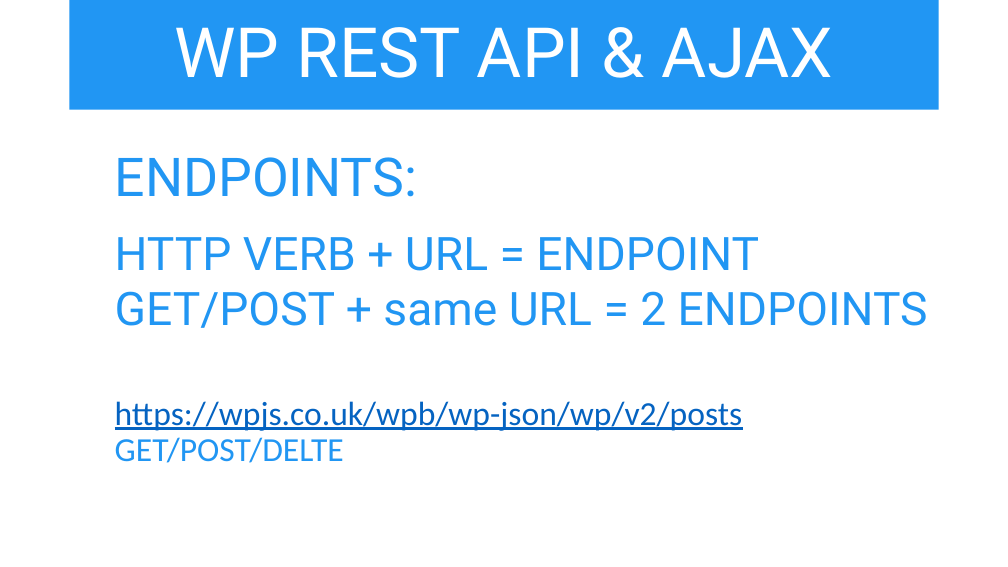
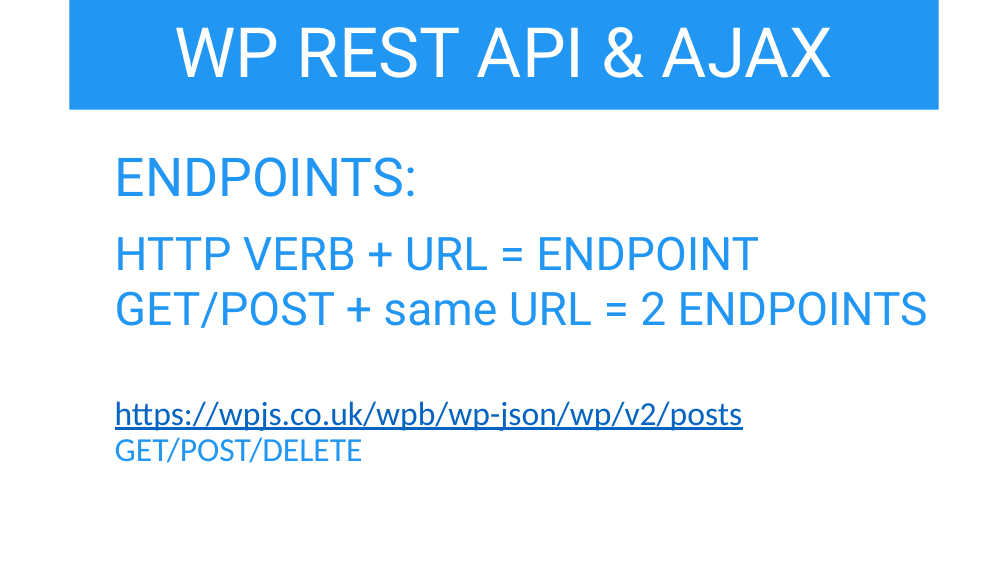
Before and after one commit to iwswordpress/rest, a slide deck: slide 8 of rest-api-workshop.pptx. Drawn at 1008x567 pixels with LibreOffice and Linux fonts; fonts in the diff are those of the drawing. Boxes give left, top, right and bottom in pixels: in the first picture for what was removed or moved away, otherwise in the second. Text is boxed around its words. In the diff, an @@ line names an element or a change of style, - is before the commit and + after.

```diff
--- a/rest-api-workshop.pptx
+++ b/rest-api-workshop.pptx
@@ text at bbox=[115, 401, 743, 463]: text changed @@
-  https://wpjs.co.uk/wpb/wp-json/wp/v2/posts GET/POST/DELTE
+  https://wpjs.co.uk/wpb/wp-json/wp/v2/posts GET/POST/DELETE
```
Also in this commit, not shown: 5 other slides changed, 1 slide removed, 8 other files.
